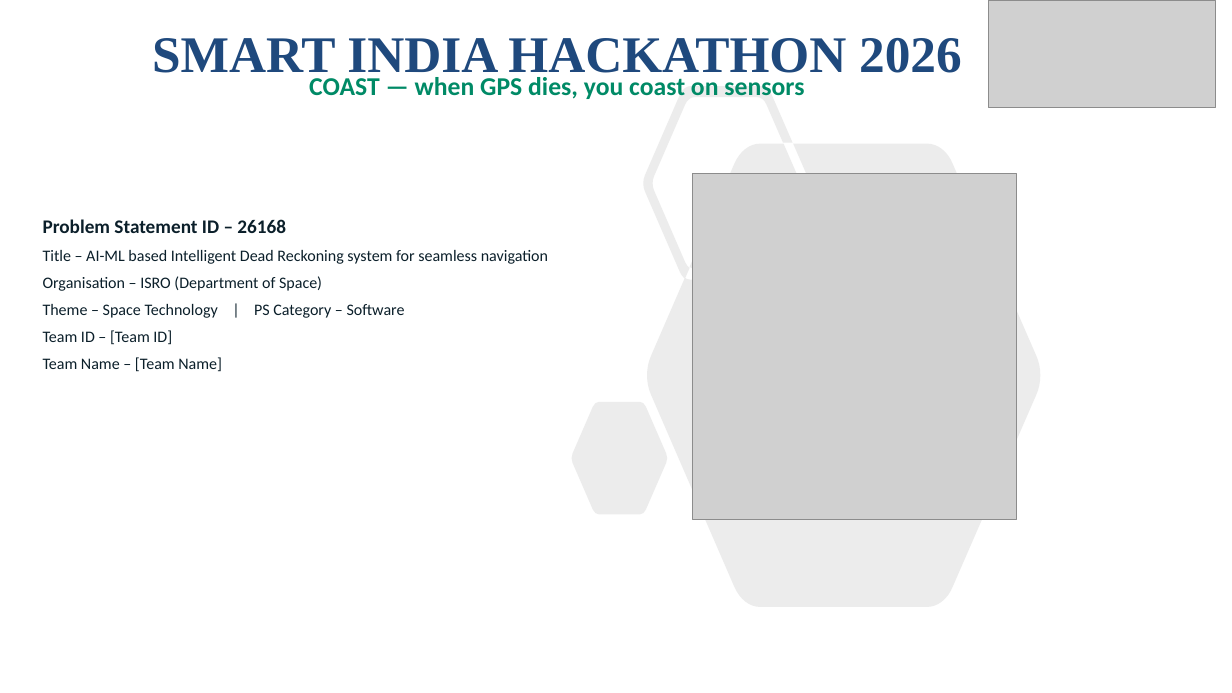
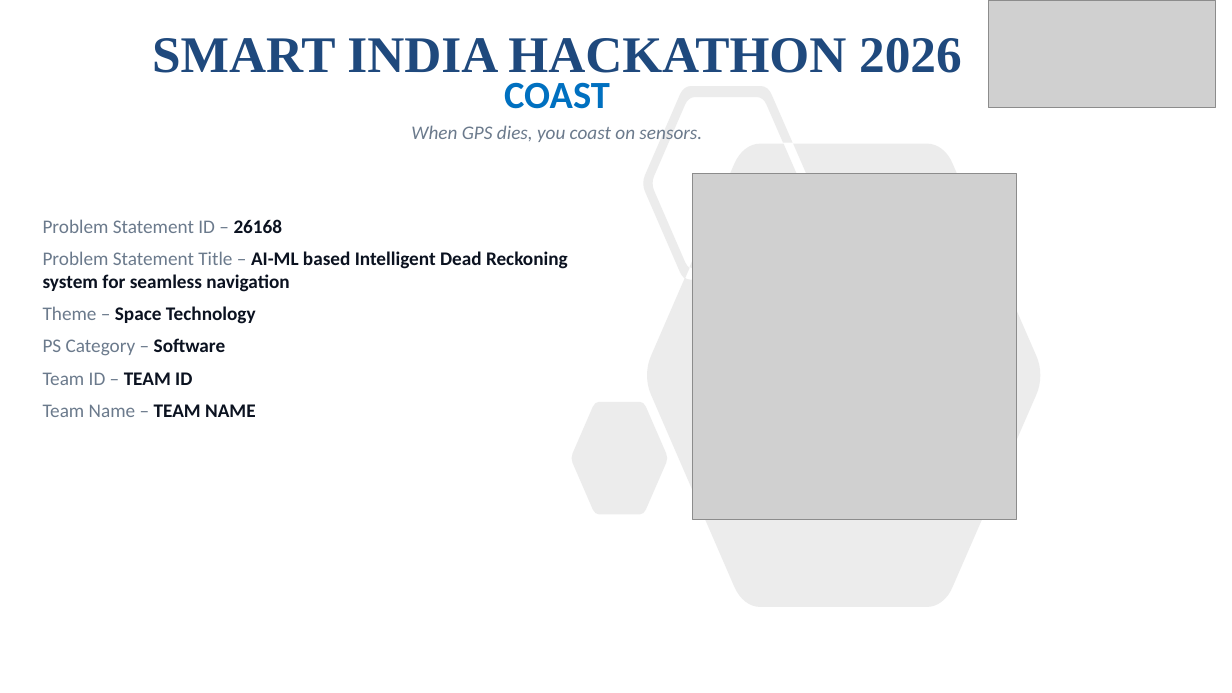
Before and after one commit to dhruva137/coast-, a slide deck: slide 1 of final_demo_pitch/ppt_assets/COAST_SIH2026_IDEA.pptx. Drawn at 1232x693 pixels with LibreOffice and Linux fonts; fonts in the diff are those of the drawing; grey boxes stand for pictures. Boxes give left, top, right and bottom in pixels: in the first picture for what was removed or moved away, otherwise in the second. Text is boxed around its words. In the diff, an @@ line names an element or a change of style, - is before the commit and + after.

```diff
--- a/final_demo_pitch/ppt_assets/COAST_SIH2026_IDEA.pptx
+++ b/final_demo_pitch/ppt_assets/COAST_SIH2026_IDEA.pptx
@@ subtitle at bbox=[411, 82, 702, 142]: text changed; size 20 to 15 pt; text colour #008A66 to #6B7A8C; bold off; italic on @@
-COAST — when GPS dies, you coast on sensors
+COAST
+When GPS dies, you coast on sensors.
@@ text at bbox=[43, 219, 283, 233]: text colour #0B1F2A to #6B7A8C, bold off in "Problem Statement ID –"; text colour #0B1F2A to #0B1220 in "26168"; more space between paragraphs @@
@@ text at bbox=[43, 251, 568, 417]: text changed; size 12.5 to 15 pt; text colour #0B1F2A to #0B1220; bold on @@
-Title – AI-ML based Intelligent Dead Reckoning system for seamless navigation
-Organisation – ISRO (Department of Space)
-Theme – Space Technology | PS Category – Software
-Team ID – [Team ID]
-Team Name – [Team Name]
+Problem Statement Title – AI-ML based Intelligent Dead Reckoning system for seamless navigation
+Theme – Space Technology
+PS Category – Software
+Team ID – TEAM ID
+Team Name – TEAM NAME
```
Also in this commit, not shown: 5 other slides changed, 7 other files.
